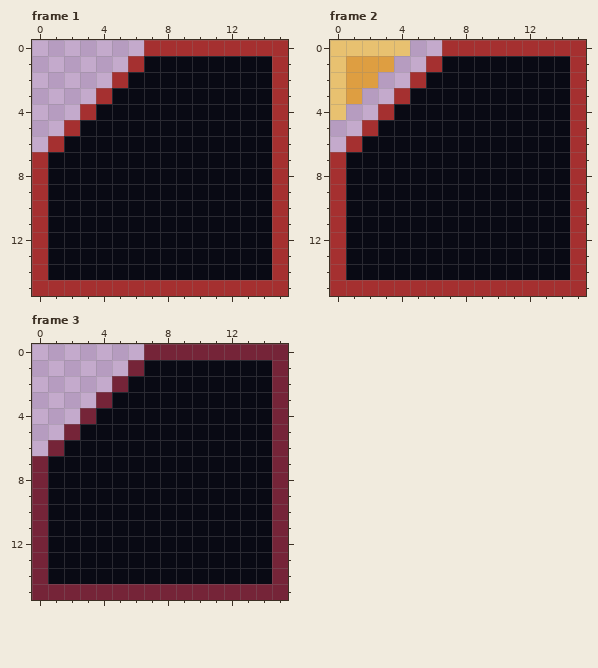
Pixel-art file -- assets/img/ui/btn.aseprite. Above, as it was before the edit.
16x16 pixels, 3 frames. Shown: frame 1, frame 2, frame 3.
Once edited:
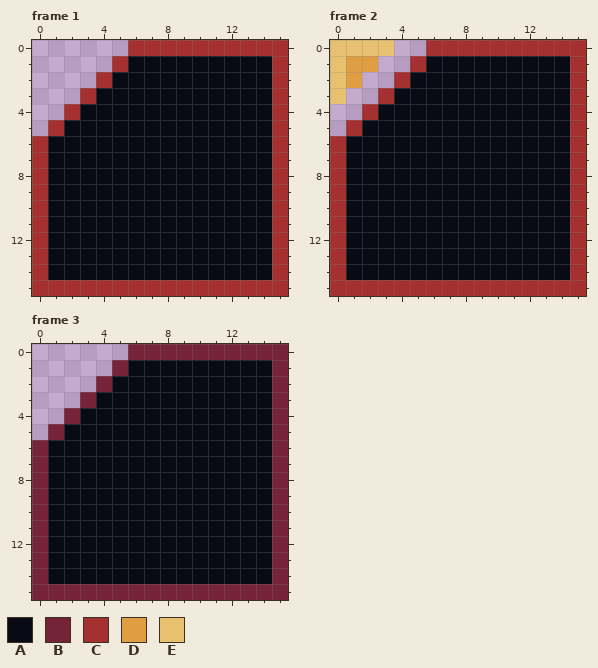
Palette (. is transparent): A #090a14  B #752438  C #a53030  D #de9e41  E #e8c170
Changes in this commit:
Frame 1:
Colour C becomes colour A in row 1 at x 6; in row 2 at x 5; in row 3 at x 4; in row 4 at x 3; in row 5 at x 2; in row 6 at x 1.
The author put colour C in row 0 at x 6; in row 1 at x 5; in row 2 at x 4; in row 3 at x 3; in row 4 at x 2; in row 5 at x 1.
The author put colour C in row 6 at x 0.
Frame 2:
Colour C becomes colour A in row 1 at x 6; in row 2 at x 5; in row 3 at x 4; in row 4 at x 3; in row 5 at x 2; in row 6 at x 1.
The author put colour C in row 0 at x 6; in row 1 at x 5; in row 2 at x 4; in row 3 at x 3; in row 4 at x 2; in row 5 at x 1.
The author put colour C in row 6 at x 0.
Colour D is gone in row 1 at x 3; in row 2 at x 2; in row 3 at x 1.
Colour E is gone in row 0 at x 4; in row 4 at x 0.
Frame 3:
Colour B becomes colour A in row 1 at x 6; in row 2 at x 5; in row 3 at x 4; in row 4 at x 3; in row 5 at x 2; in row 6 at x 1.
The author put colour B in row 0 at x 6; in row 1 at x 5; in row 2 at x 4; in row 3 at x 3; in row 4 at x 2; in row 5 at x 1.
The author put colour B in row 6 at x 0.
Pixel boxes of the changes (left, top, right, bottom) in both pictures:
changed: (32, 40, 144, 152)
changed: (330, 40, 442, 152)
changed: (32, 344, 144, 456)
